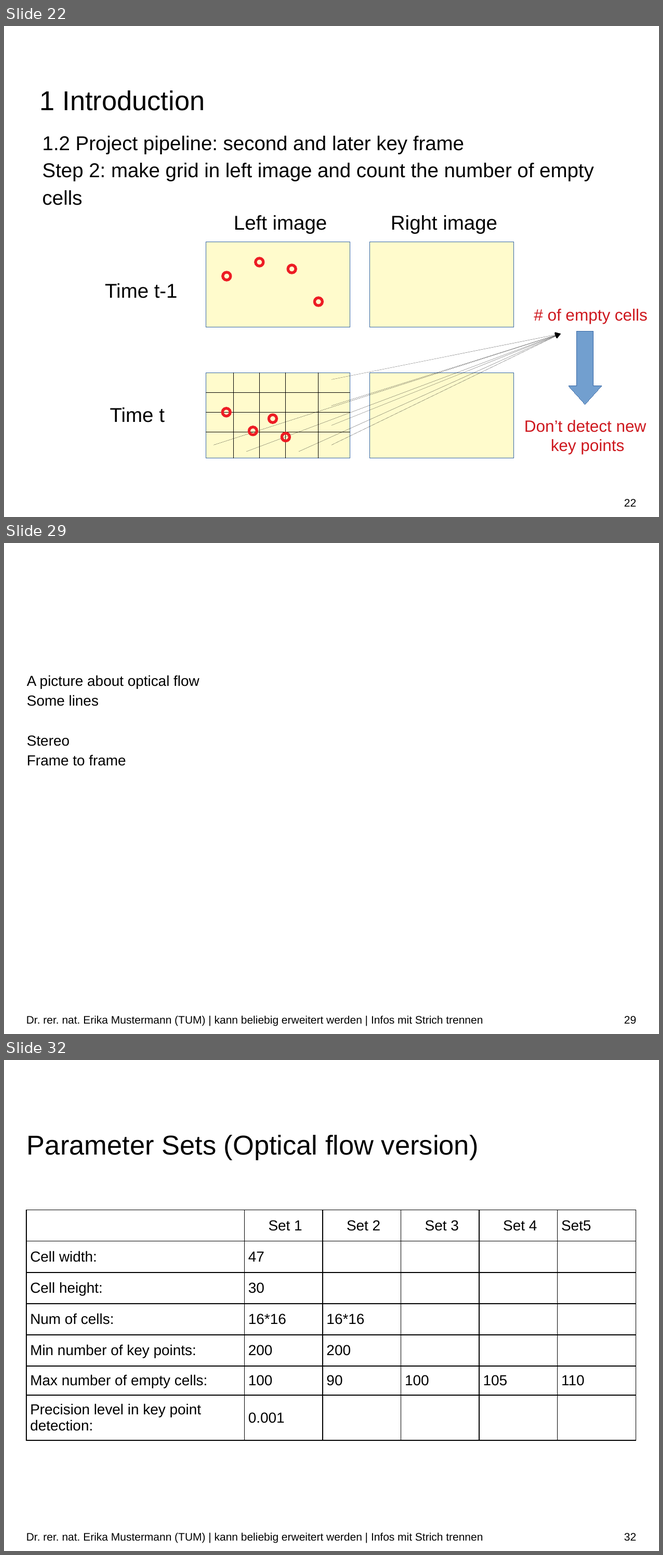
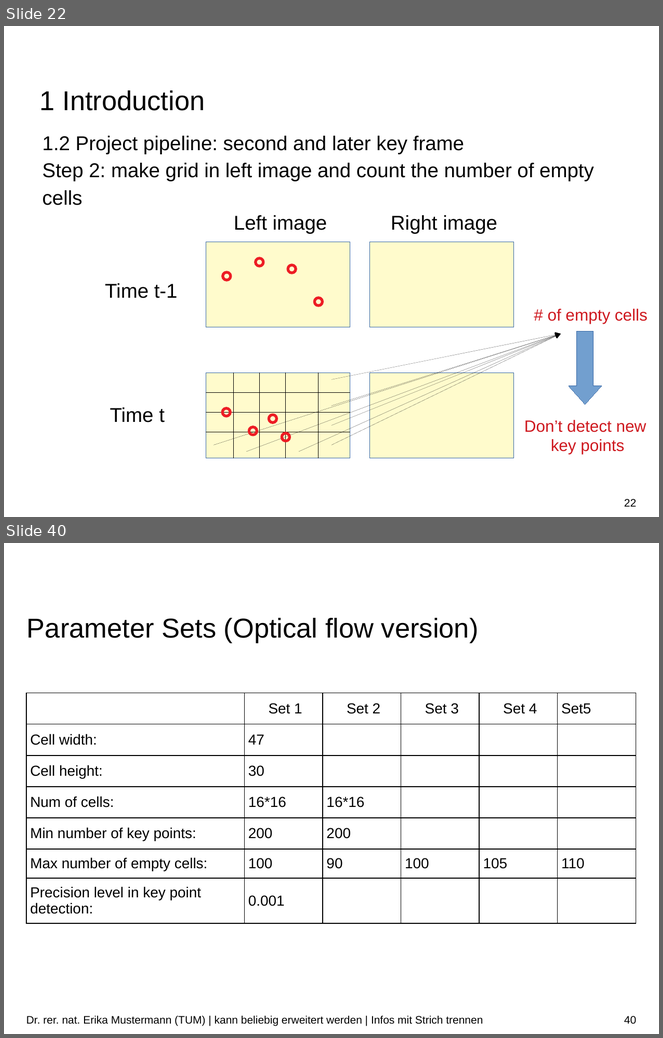
Before and after one commit to Tom-Huang/visual_navigation, a slide deck: Indirect Visual Odometry with Optical Flow.odp. Shown one above the other, each under a label of ours: slides 22, 29 and 32 before the commit, slides 22 and 40 after it; the slides between them are not shown. The pictures are 663x1555 and 663x1038 pixels, drawn with LibreOffice and Linux fonts; fonts in the diff are those of the drawing; background and template pictures are left out. Boxes give left, top, right and bottom in pixels: in the first picture for what was removed or moved away, otherwise in the second. Text is boxed around its words. In the diff, an @@ line names an element or a change of style, - is before the commit and + after.

```diff
--- a/Indirect Visual Odometry with Optical Flow.odp
+++ b/Indirect Visual Odometry with Optical Flow.odp
@@ slide 29 removed at bbox=[4, 543, 659, 1034], background #FFFFFF @@
@@ text removed at bbox=[27, 675, 200, 766] @@
-A picture about optical flow
-Some lines
-Stereo
-Frame to frame
@@ text removed at bbox=[26, 1016, 483, 1027] @@
-Dr. rer. nat. Erika Mustermann (TUM) | kann beliebig erweitert werden | Infos mit Strich trennen
@@ page number removed at bbox=[624, 1016, 636, 1024] @@
-29
@@ what was slide 32 is now slide 40 @@
@@ page number at bbox=[624, 1016, 636, 1025]: text changed @@
-32
+40
```
Also in this commit, not shown: 9 slides changed, 13 slides added, 4 other slides removed, 6 other files.
